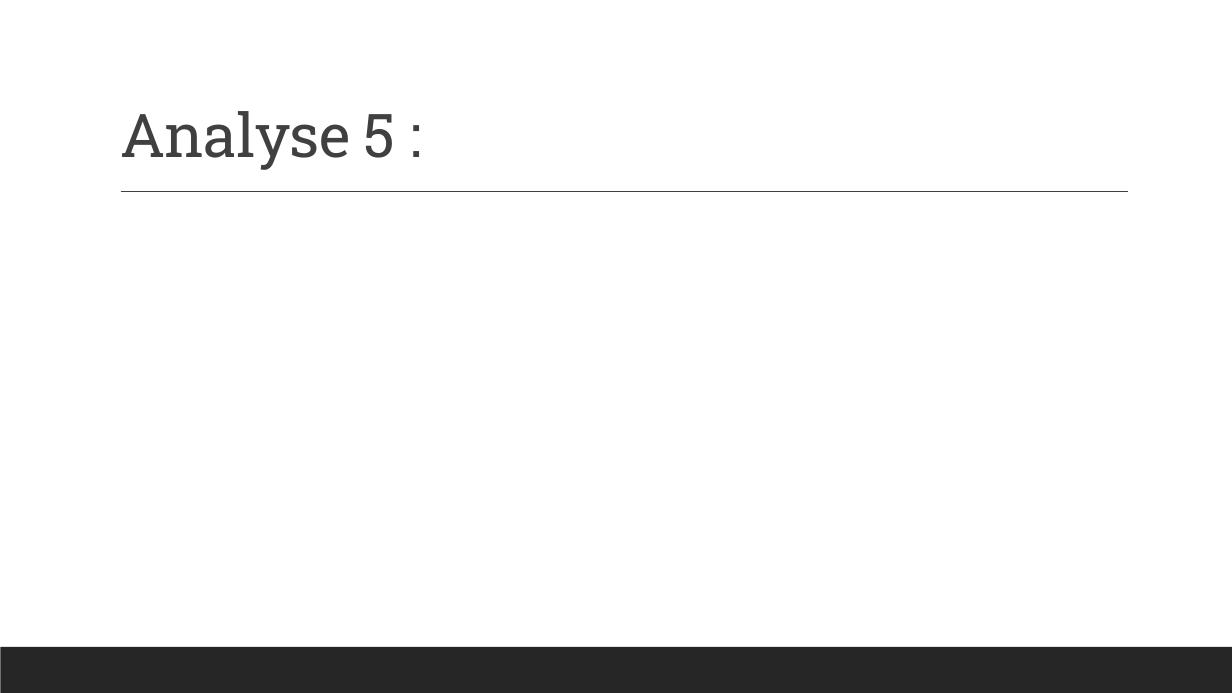
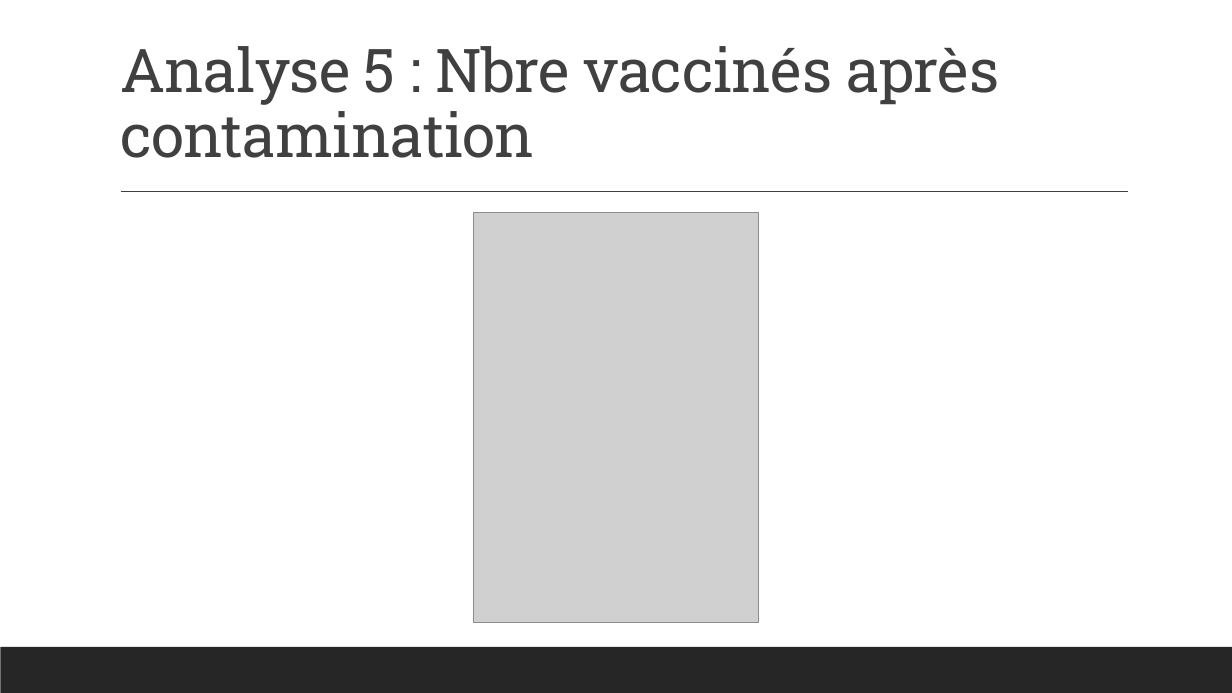
Before and after one commit to dorayy/projet-r, a slide deck: slide 14 of Stats.pptx (slide 12 before the commit). Drawn at 1232x693 pixels with LibreOffice and Linux fonts; fonts in the diff are those of the drawing; grey boxes stand for pictures. Boxes give left, top, right and bottom in pixels: in the first picture for what was removed or moved away, otherwise in the second. Text is boxed around its words. In the diff, an @@ line names an element or a change of style, - is before the commit and + after.

Commit message:
2nd analyse and diapo

```diff
--- a/Stats.pptx
+++ b/Stats.pptx
@@ title at (120, 46, 1000, 158): text changed @@
-Analyse 5 :
+Analyse 5 : Nbre vaccinés après contamination
@@ picture added at (474, 213, 759, 623) @@
```
Also in this commit, not shown: 8 other slides changed, 5 slides added, 2 slides removed, 1 other file.
